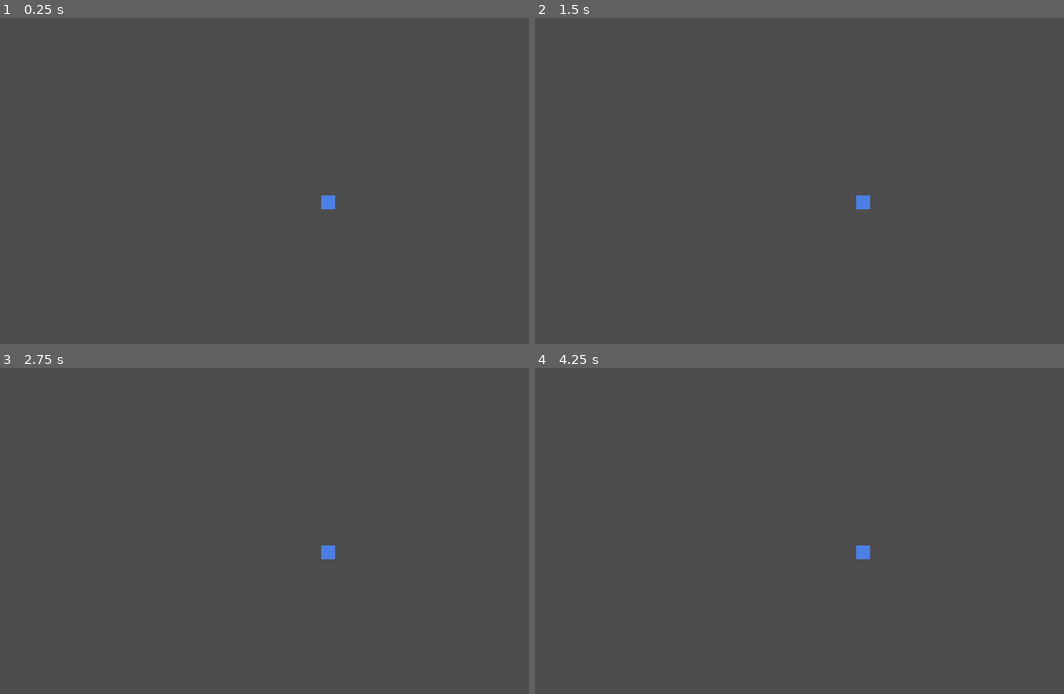
Above: before the commit, frames 1-4 (two rows, left to right).
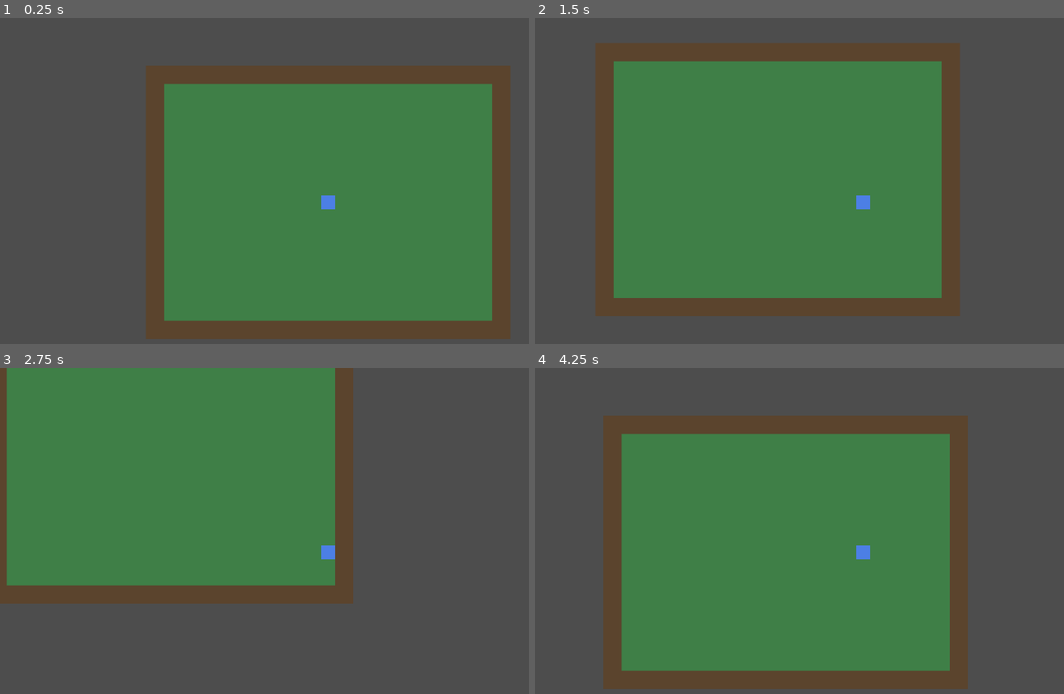
Above: after the commit, the same moments.

Repository: fkenmar/Altiare
Game: Godot game, scene res://scenes/World.tscn
Same seed, same stepped clock (60 frames per second), same inputs: the game is played once before the commit and once after it.
Inputs:
- Up to frame 1 (0.25 s): no input
- Up to frame 2 (1.5 s): tap Enter at 0.5 s; hold D 0.53-1.28 s; hold S from 1.28 s (still down)
- Up to frame 3 (2.75 s): release S at 2.03 s; hold D from 2.03 s (still down)
- Up to frame 4 (4.25 s): release D at 2.78 s; hold W 2.78-3.53 s; hold A from 3.53 s (still down)

The runs differ from the first frame. In frame 1, 58% of the frame differs, in the area x 27-97%, y 14-99%; in frame 2, 57%; in frame 3, 48%; in frame 4, 58%, in the area x 12-82%, y 14-99%.

Commit message:
Add TileMapLayer town with generated tiles and edge wall collision

Diff:
--- /dev/null
+++ b/scenes/Town.tscn
@@ -0,0 +1,32 @@
+[gd_scene load_steps=4 format=3]
+
+[ext_resource type="Script" path="res://scripts/Town.gd" id="1_town"]
+
+[sub_resource type="RectangleShape2D" id="HWall"]
+size = Vector2(640, 32)
+
+[sub_resource type="RectangleShape2D" id="VWall"]
+size = Vector2(32, 480)
+
+[node name="Town" type="Node2D"]
+script = ExtResource("1_town")
+
+[node name="Ground" type="TileMapLayer" parent="."]
+
+[node name="Walls" type="StaticBody2D" parent="."]
+
+[node name="WallTop" type="CollisionShape2D" parent="Walls"]
+position = Vector2(320, 16)
+shape = SubResource("HWall")
+
+[node name="WallBottom" type="CollisionShape2D" parent="Walls"]
+position = Vector2(320, 464)
+shape = SubResource("HWall")
+
+[node name="WallLeft" type="CollisionShape2D" parent="Walls"]
+position = Vector2(16, 240)
+shape = SubResource("VWall")
+
+[node name="WallRight" type="CollisionShape2D" parent="Walls"]
+position = Vector2(624, 240)
+shape = SubResource("VWall")
--- a/scenes/World.tscn
+++ b/scenes/World.tscn
@@ -1,8 +1,11 @@
-[gd_scene load_steps=2 format=3]
+[gd_scene load_steps=3 format=3]
 
-[ext_resource type="PackedScene" path="res://scenes/Player.tscn" id="1_player"]
+[ext_resource type="PackedScene" path="res://scenes/Town.tscn" id="1_town"]
+[ext_resource type="PackedScene" path="res://scenes/Player.tscn" id="2_player"]
 
 [node name="World" type="Node2D"]
 
-[node name="Player" parent="." instance=ExtResource("1_player")]
+[node name="Town" parent="." instance=ExtResource("1_town")]
+
+[node name="Player" parent="." instance=ExtResource("2_player")]
 position = Vector2(320, 240)
--- /dev/null
+++ b/scripts/Town.gd
@@ -0,0 +1,48 @@
+extends Node2D
+
+## The town: a TileMapLayer floor built in code from a generated placeholder tileset
+## (no art shipped — see CLAUDE.md), plus a StaticBody2D wall border in the scene so
+## the player is bounded. Collision lives on the StaticBody2D, not the tiles — the
+## simplest thing that gives us "bump the walls" without authoring a tile physics layer.
+
+const TILE_SIZE: int = 32
+const WIDTH: int = 20   # tiles wide
+const HEIGHT: int = 15  # tiles tall
+
+# Atlas coordinates of the two generated placeholder tiles.
+const FLOOR_TILE := Vector2i(0, 0)
+const WALL_TILE := Vector2i(1, 0)
+const SOURCE_ID: int = 0
+
+@onready var _ground: TileMapLayer = $Ground
+
+func _ready() -> void:
+	_ground.tile_set = _build_tileset()
+	_paint_town()
+
+## Build a 2-tile placeholder TileSet (floor + wall) from a tiny generated atlas
+## image so the project ships no art: green floor tile, brown wall tile.
+func _build_tileset() -> TileSet:
+	var image := Image.create_empty(TILE_SIZE * 2, TILE_SIZE, false, Image.FORMAT_RGBA8)
+	image.fill_rect(Rect2i(0, 0, TILE_SIZE, TILE_SIZE), Color(0.25, 0.5, 0.28))           # floor
+	image.fill_rect(Rect2i(TILE_SIZE, 0, TILE_SIZE, TILE_SIZE), Color(0.36, 0.27, 0.18)) # wall
+	var texture := ImageTexture.create_from_image(image)
+
+	var source := TileSetAtlasSource.new()
+	source.texture = texture
+	source.texture_region_size = Vector2i(TILE_SIZE, TILE_SIZE)
+	source.create_tile(FLOOR_TILE)
+	source.create_tile(WALL_TILE)
+
+	var tile_set := TileSet.new()
+	tile_set.tile_size = Vector2i(TILE_SIZE, TILE_SIZE)
+	tile_set.add_source(source, SOURCE_ID)
+	return tile_set
+
+## Fill the floor and draw a 1-tile wall border (purely visual; see note above).
+func _paint_town() -> void:
+	for y in HEIGHT:
+		for x in WIDTH:
+			var on_edge := x == 0 or y == 0 or x == WIDTH - 1 or y == HEIGHT - 1
+			var atlas := WALL_TILE if on_edge else FLOOR_TILE
+			_ground.set_cell(Vector2i(x, y), SOURCE_ID, atlas)
